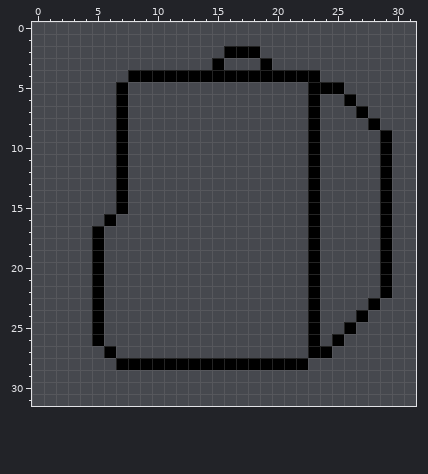
Pixel-art file, stored at Assets/Sprites/UI/MenuPrincipal/Mochila_Icon.aseprite. The first picture shows the starting point.
32x32 pixels, 1 frame.
New version:
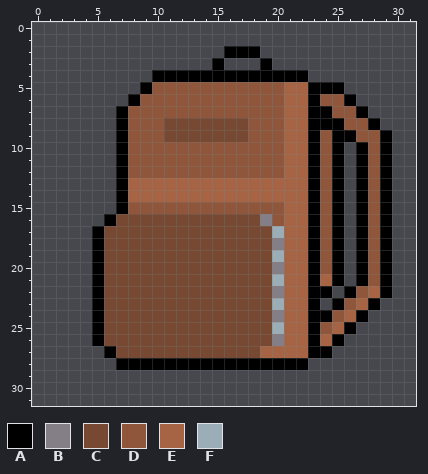
Palette (. is transparent): A #000000  B #847e87  C #774832  D #8f563b  E #a76444  F #9badb7
The edit:
y 4: x 8..9 AA -> ..; x 23 A -> .
y 5: x 7 A -> .; x 9..22 .............. -> ADDDDDDDDDDDEE
y 6: x 7..22 A............... -> .ADDDDDDDDDDDDEE; x 24..25 .. -> DD
y 7: x 8..22 ............... -> DDDDDDDDDDDDDEE; x 24..26 ... -> ADD
y 8: x 8..22 ............... -> DDDCCCCCCCDDDEE; x 24..27 .... -> AADD
y 9: x 8..22 ............... -> DDDCCCCCCCDDDEE; x 24..28 ..... -> DAADD
y 10..12: x 8..22 ............... -> DDDDDDDDDDDDDEE; x 24..25 .. -> DA; x 27..28 .. -> AD
y 13..14: x 8..22 ............... -> EEEEEEEEEEEEEEE; x 24..25 .. -> DA; x 27..28 .. -> AD
y 15: x 8..22 ............... -> DDDDDDDDDDDDDEE; x 24..25 .. -> DA; x 27..28 .. -> AD
y 16: x 7..22 ................ -> CCCCCCCCCCCCBDEE; x 24..25 .. -> DA; x 27..28 .. -> AD
y 17: x 6..22 ................. -> CCCCCCCCCCCCCCFEE; x 24..25 .. -> DA; x 27..28 .. -> AD
y 18: x 6..22 ................. -> CCCCCCCCCCCCCCBEE; x 24..25 .. -> DA; x 27..28 .. -> AD
y 19: x 6..22 ................. -> CCCCCCCCCCCCCCFEE; x 24..25 .. -> DA; x 27..28 .. -> AD
y 20: x 6..22 ................. -> CCCCCCCCCCCCCCBEE; x 24..25 .. -> DA; x 27..28 .. -> AD
y 21: x 6..22 ................. -> CCCCCCCCCCCCCCFEE; x 24..25 .. -> EA; x 27..28 .. -> AD
y 22: x 6..22 ................. -> CCCCCCCCCCCCCCBEE; x 24 . -> A; x 26..28 ... -> ADE
y 23: x 6..22 ................. -> CCCCCCCCCCCCCCFEE; x 25..27 ... -> ADE
y 24: x 6..22 ................. -> CCCCCCCCCCCCCCBEE; x 24..26 ... -> ADE
y 25: x 6..22 ................. -> CCCCCCCCCCCCCCFEE; x 24..25 .. -> DE
y 26: x 6..22 ................. -> CCCCCCCCCCCCCCBEE; x 24 . -> E
y 27: x 7..22 ................ -> CCCCCCCCCCCCEEEE
Boxes around the changes in both pictures, in picture pixels (x1, y1, x2, y2):
changed: (104, 70, 380, 358)
